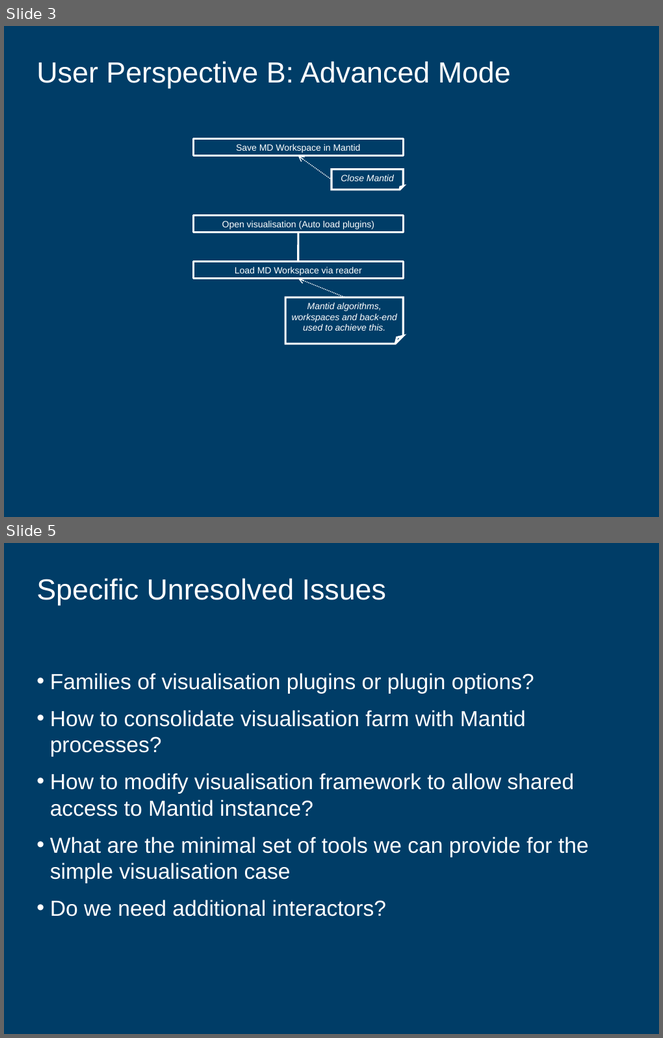
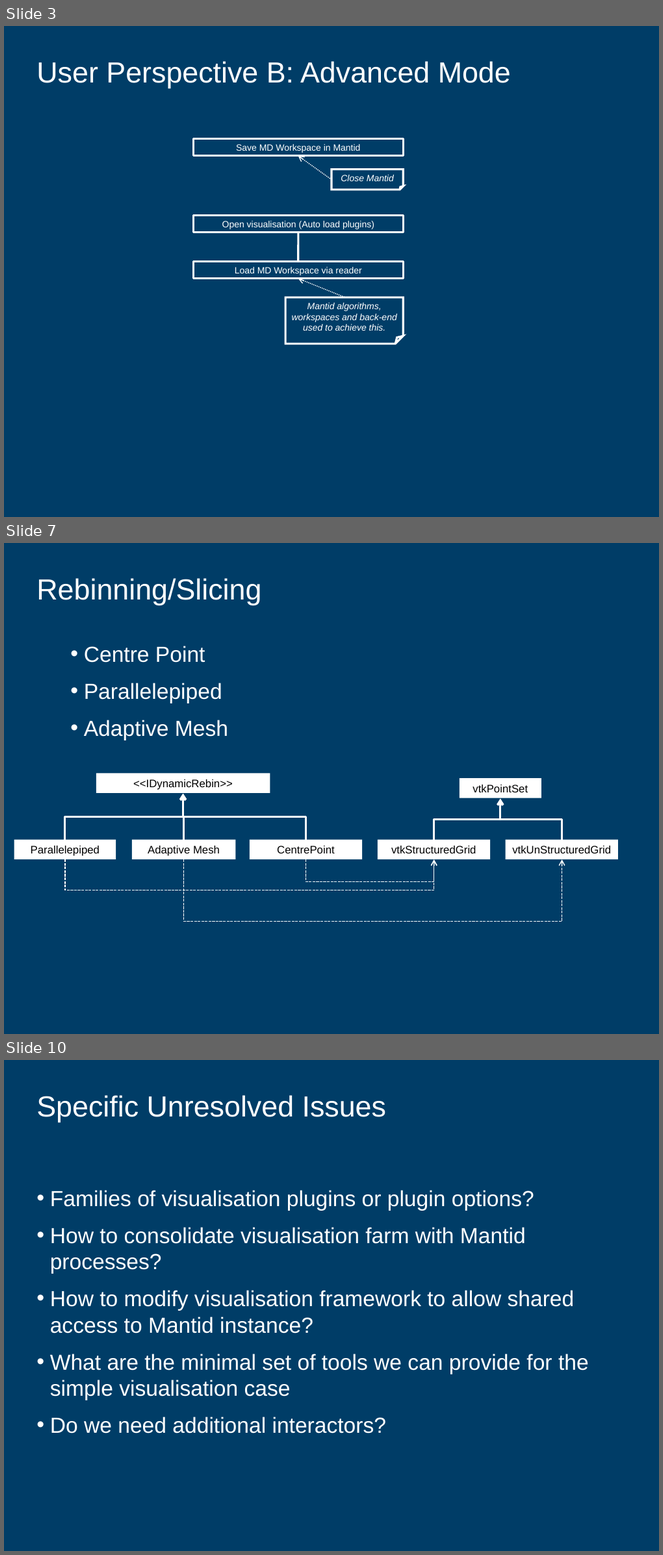
Before and after one commit to mantidproject/documents, a slide deck: Design/Visualisation_and_Analysis/VisualisationAndAnalysisArchitecture.ppt. Shown one above the other, each under a label of ours: slides 3 and 5 before the commit, slides 3, 7 and 10 after it; the slides between them are not shown. The pictures are 663x1038 and 663x1555 pixels, drawn with LibreOffice and Linux fonts; fonts in the diff are those of the drawing; background and template pictures are left out. Boxes give left, top, right and bottom in pixels: in the first picture for what was removed or moved away, otherwise in the second. Text is boxed around its words. In the diff, an @@ line names an element or a change of style, - is before the commit and + after.

Commit message:
Additional sides for slicing added.

```diff
--- a/Design/Visualisation_and_Analysis/VisualisationAndAnalysisArchitecture.ppt
+++ b/Design/Visualisation_and_Analysis/VisualisationAndAnalysisArchitecture.ppt
@@ slide 7 added at <box>4,543,659,1034</box>, background #003D67 @@
@@ title added at <box>36,578,261,605</box>, 32 pt, text #FFFFFF @@
+Rebinning/Slicing
@@ text added at <box>84,646,228,741</box>, 24 pt, text #FFFFFF @@
+• Centre Point
+• Parallelepiped
+• Adaptive Mesh
@@ rectangle added at <box>96,774,270,793</box>, fill #FFFFFF, 12 pt, text #000000 @@
+<<IDynamicRebin>>
@@ elbow arrow added from (65, 840) to (183, 794), #FFFFFF 2.24 pt @@
@@ elbow arrow added from (183, 840) to (183, 794), #FFFFFF 2.24 pt @@
@@ elbow arrow added from (306, 840) to (183, 794), #FFFFFF 2.24 pt @@
@@ rectangle added at <box>460,778,542,798</box>, fill #FFFFFF, 12 pt, text #000000 @@
+vtkPointSet
@@ elbow arrow added from (434, 840) to (501, 799), #FFFFFF 2.24 pt @@
@@ elbow arrow added from (562, 840) to (501, 799), #FFFFFF 2.24 pt @@
@@ rectangle added at <box>14,840,116,860</box>, fill #FFFFFF, 12 pt, text #000000 @@
+Parallelepiped
@@ rectangle added at <box>132,840,235,860</box>, fill #FFFFFF, 12 pt, text #000000 @@
+Adaptive Mesh
@@ rectangle added at <box>250,840,362,860</box>, fill #FFFFFF, 12 pt, text #000000 @@
+CentrePoint
@@ rectangle added at <box>378,840,490,860</box>, fill #FFFFFF, 12 pt, text #000000 @@
+vtkStructuredGrid
@@ rectangle added at <box>506,840,619,860</box>, fill #FFFFFF, 12 pt, text #000000 @@
+vtkUnStructuredGrid
@@ elbow arrow added from (65, 860) to (434, 860), #FFFFFF 0.99 pt dashed @@
@@ elbow arrow added from (183, 860) to (562, 860), #FFFFFF 0.99 pt dashed @@
@@ elbow arrow added from (306, 860) to (434, 860), #FFFFFF 0.99 pt dashed @@
@@ what was slide 5 is now slide 10 @@
```
Also in this commit, not shown: 1 slide changed, 4 other slides added.
